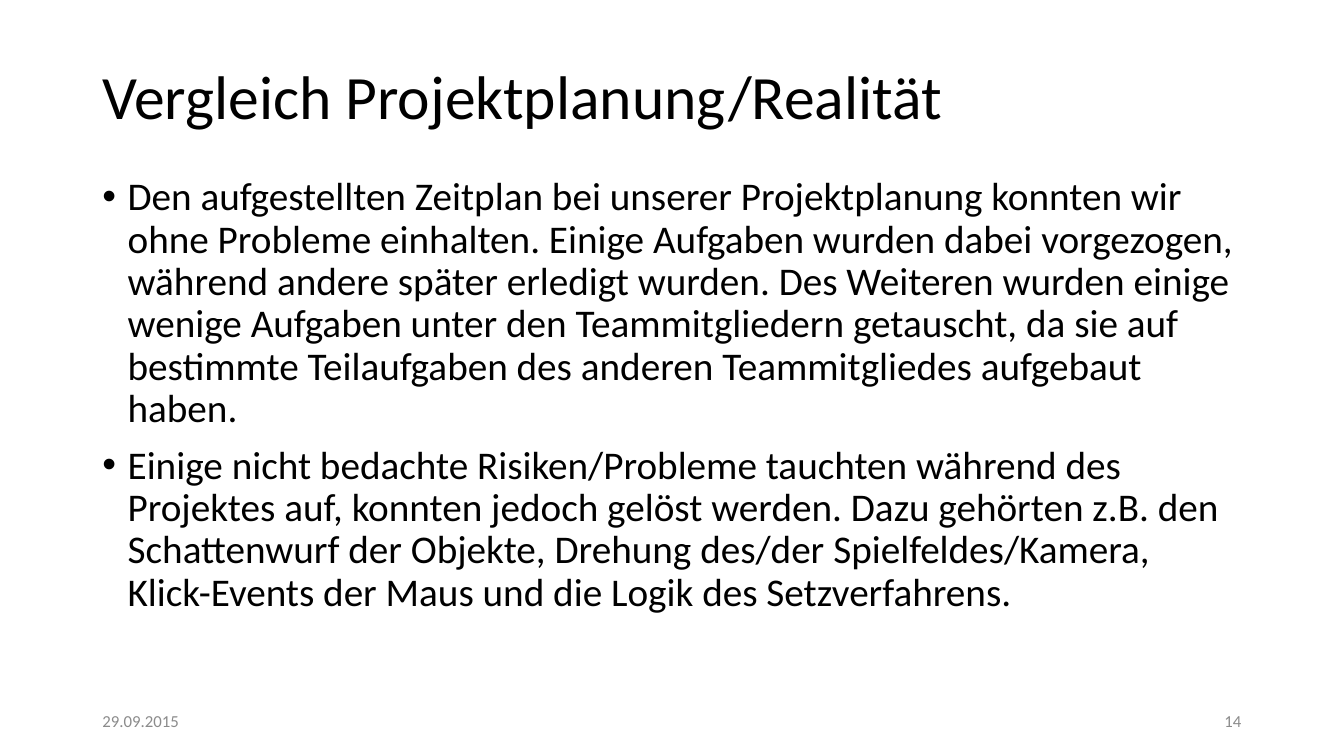
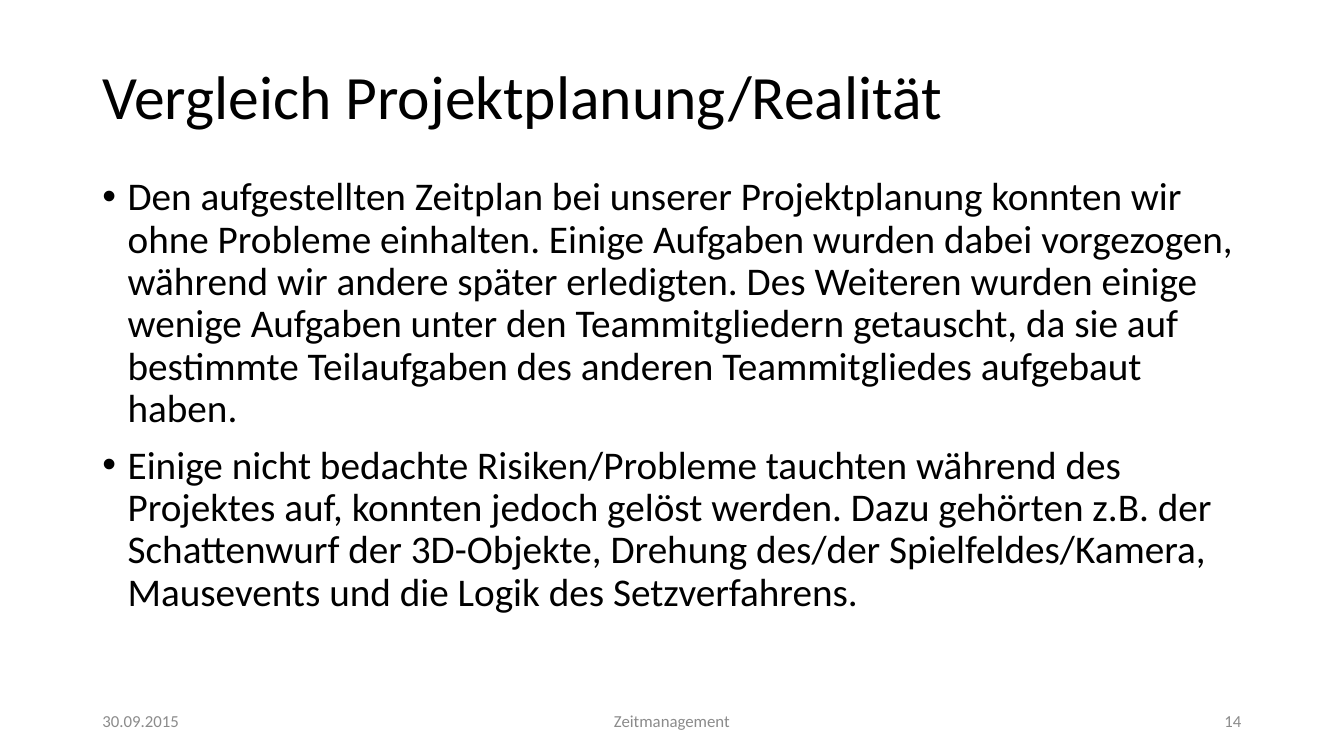
Before and after one commit to lukasleitsch/mensch-aergere-dich-nicht, a slide deck: slide 14 of Finale Präsentation.pptx. Drawn at 1344x756 pixels with LibreOffice and Linux fonts; fonts in the diff are those of the drawing. Boxes give left, top, right and bottom in pixels: in the first picture for what was removed or moved away, otherwise in the second. Text is boxed around its words. In the diff, an @@ line names an element or a change of style, - is before the commit and + after.

```diff
--- a/Finale Präsentation.pptx
+++ b/Finale Präsentation.pptx
@@ text at [128,182,1232,613]: text changed @@
-• Den aufgestellten Zeitplan bei unserer Projektplanung konnten wir ohne Probleme einhalten. Einige Aufgaben wurden dabei vorgezogen, während andere später erledigt wurden. Des Weiteren wurden einige wenige Aufgaben unter den Teammitgliedern getauscht, da sie auf bestimmte Teilaufgaben des anderen Teammitgliedes aufgebaut haben.
-• Einige nicht bedachte Risiken/Probleme tauchten während des Projektes auf, konnten jedoch gelöst werden. Dazu gehörten z.B. den Schattenwurf der Objekte, Drehung des/der Spielfeldes/Kamera, Klick-Events der Maus und die Logik des Setzverfahrens.
+• Den aufgestellten Zeitplan bei unserer Projektplanung konnten wir ohne Probleme einhalten. Einige Aufgaben wurden dabei vorgezogen, während wir andere später erledigten. Des Weiteren wurden einige wenige Aufgaben unter den Teammitgliedern getauscht, da sie auf bestimmte Teilaufgaben des anderen Teammitgliedes aufgebaut haben.
+• Einige nicht bedachte Risiken/Probleme tauchten während des Projektes auf, konnten jedoch gelöst werden. Dazu gehörten z.B. der Schattenwurf der 3D-Objekte, Drehung des/der Spielfeldes/Kamera, Mausevents und die Logik des Setzverfahrens.
@@ text at [102,716,178,727]: text changed @@
-29.09.2015
+30.09.2015
@@ text added at [614,715,730,730], 12 pt, text #8C8C8C @@
+Zeitmanagement
```
Also in this commit, not shown: 21 other slides changed.
